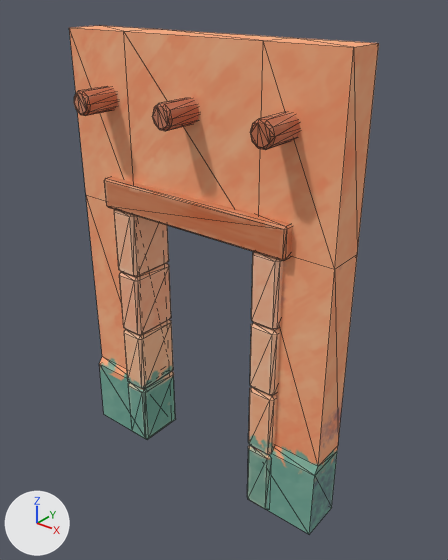
The FBX model desert-fps/assets/out/wall_door/wall_door.fbx as it was, and as the next commit left it.
One viewpoint serves both versions: a camera (50 mm lens) standing at (0.0961, -0.1125, 0.1311) and looking at (0.0037, 0.0029, 0.0595). Lighting does not change. The marker at lower left points along +X, +Y and +Z. The older version comes first. Mesh edges are drawn as thin lines. Where no turn or scale is listed for an object, it has been applied to the vertices. Vertices at exactly the same position are counted once.

Before the edit, the objects in view are built like this:
```python
me_wall_door = bpy.data.meshes.new('wall_door')
me_wall_door.from_pydata(...)  # 368 vertices, 700 faces; spans x -0.04..0.04, y -0.0145..0.0075, z -0.0006..0.12
me_wall_door.materials.append(mat_wall_door)  # picture img_wall_door_png
ob_wall_door = bpy.data.objects.new('wall_door', me_wall_door)
ob_wall_door.location = (0.0, 0.0, 0.0)
```
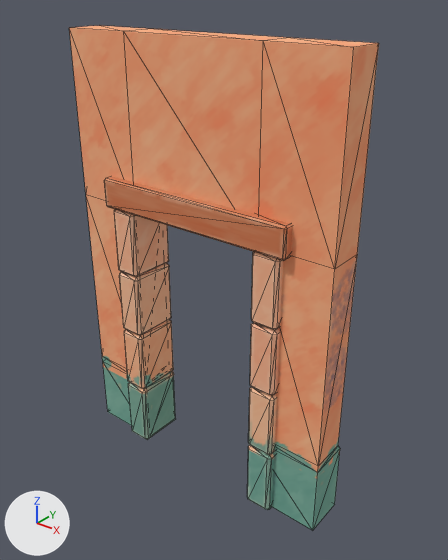
Changed parts and their boxes (x1, y1, x2, y2) in the pictures (448 x 560 px; the box of a moved part takes in the faces that stretch with it):
'wall_door', reshaped
    before: (69, 25, 379, 534)
    after: (69, 25, 379, 530)
part 1 of me_wall_door, moved or reshaped (not visible afterwards)
    before: (74, 86, 118, 116)
part 2 of me_wall_door, moved or reshaped (not visible afterwards)
    before: (152, 98, 199, 131)
part 3 of me_wall_door, moved or reshaped (not visible afterwards)
    before: (250, 112, 300, 150)
part 4 of me_wall_door, moved or reshaped
    before: (99, 43, 379, 534)
    after: (102, 43, 379, 530)
part 5 of me_wall_door, surface changed
    both: (71, 33, 345, 509)

What the commit changed:
me_wall_door is used by ob_wall_door; location (0.0, 0.0, 0.0).
me_wall_door had 368 vertices, 700 faces and spanned x -0.04..0.04, y -0.0145..0.0075, z -0.0006..0.12.
me_wall_door now has 352 vertices, 700 faces and spans x -0.04..0.04, y -0.0075..0.0145, z -0.0006..0.12.
me_wall_door part 1: the loose piece of 40 vertices spanning x -0.0297..-0.0237, y -0.0145..0.0025, z 0.1011..0.1069 is turned 180 degrees about the z axis through the mesh origin.
me_wall_door part 2: the loose piece of 40 vertices spanning x -0.003..0.003, y -0.0145..0.0025, z 0.1011..0.1069 is turned 180 degrees about the z axis through the mesh origin.
me_wall_door part 3: the loose piece of 40 vertices spanning x 0.0237..0.0297, y -0.0145..0.0025, z 0.1011..0.1069 is turned 180 degrees about the z axis through the mesh origin.
Part 4, on me_wall_door:
32 vertices are removed from x -0.04..0.04, y -0.0067..0.0062, z 0.0..0.0565.
104 faces are deleted.
16 vertices are added at x -0.04..0.04, y -0.005..0.0067, z 0.0..0.02.
104 new faces join them.
me_wall_door part 5: 368 kept faces spanning x -0.04..0.04, y -0.0075..0.0075, z -0.0006..0.12 get new texture (UV) coordinates.
